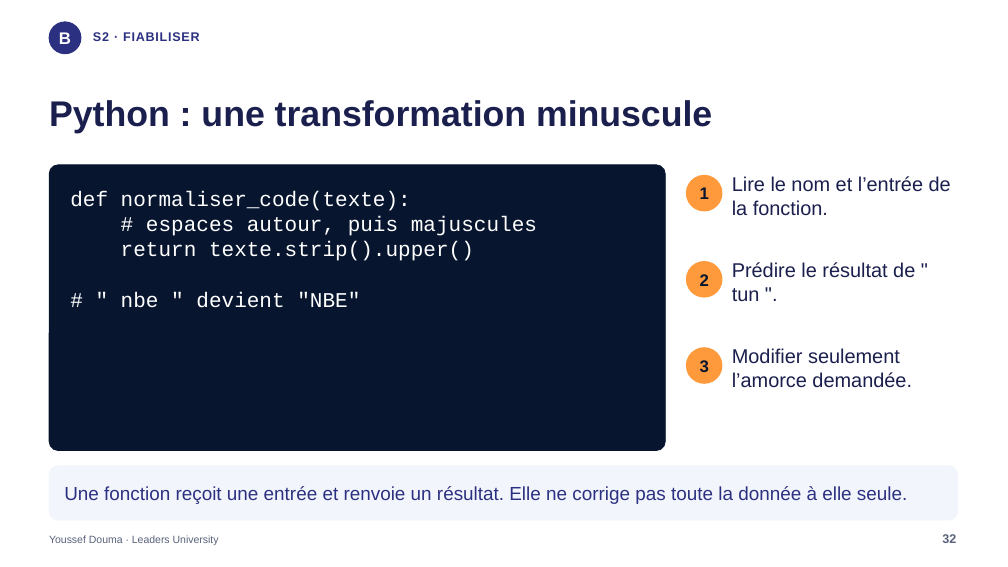
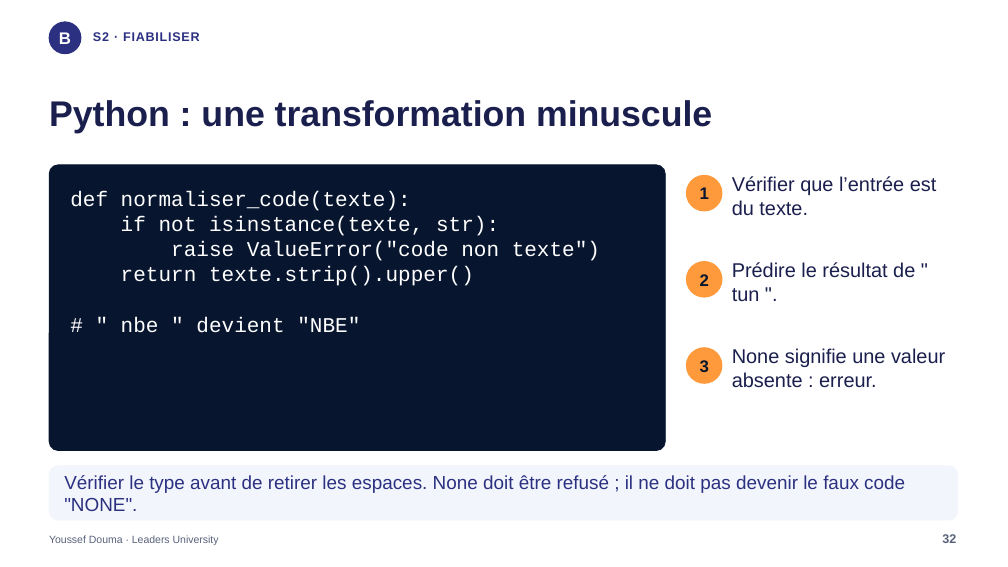
Before and after one commit to jodouma/leaders-bi-ia-etl-28h, a slide deck: slide 32 of presentation/Atlas_CODEX_BI_15h.pptx. Drawn at 1008x567 pixels with LibreOffice and Linux fonts; fonts in the diff are those of the drawing. Boxes give left, top, right and bottom in pixels: in the first picture for what was removed or moved away, otherwise in the second. Text is boxed around its words. In the diff, an @@ line names an element or a change of style, - is before the commit and + after.

Commit message:
cours-codex-bi-15h: v6-slides: Guard slide normalization example against non-text values

```diff
--- a/presentation/Atlas_CODEX_BI_15h.pptx
+++ b/presentation/Atlas_CODEX_BI_15h.pptx
@@ text at (x1=732, y1=176, x2=937, y2=216): text changed @@
-Lire le nom et l’entrée de la fonction.
+Vérifier que l’entrée est du texte.
@@ text at (x1=121, y1=216, x2=600, y2=261): text changed @@
-# espaces autour, puis majuscules
+if not isinstance(texte, str):
+raise ValueError("code non texte")
@@ text at (x1=732, y1=348, x2=945, y2=388): text changed @@
-Modifier seulement l’amorce demandée.
+None signifie une valeur absente : erreur.
@@ text at (x1=64, y1=475, x2=905, y2=511): text changed @@
-Une fonction reçoit une entrée et renvoie un résultat. Elle ne corrige pas toute la donnée à elle seule.
+Vérifier le type avant de retirer les espaces. None doit être refusé ; il ne doit pas devenir le faux code "NONE".
```
Also in this commit, not shown: 4 other files.
